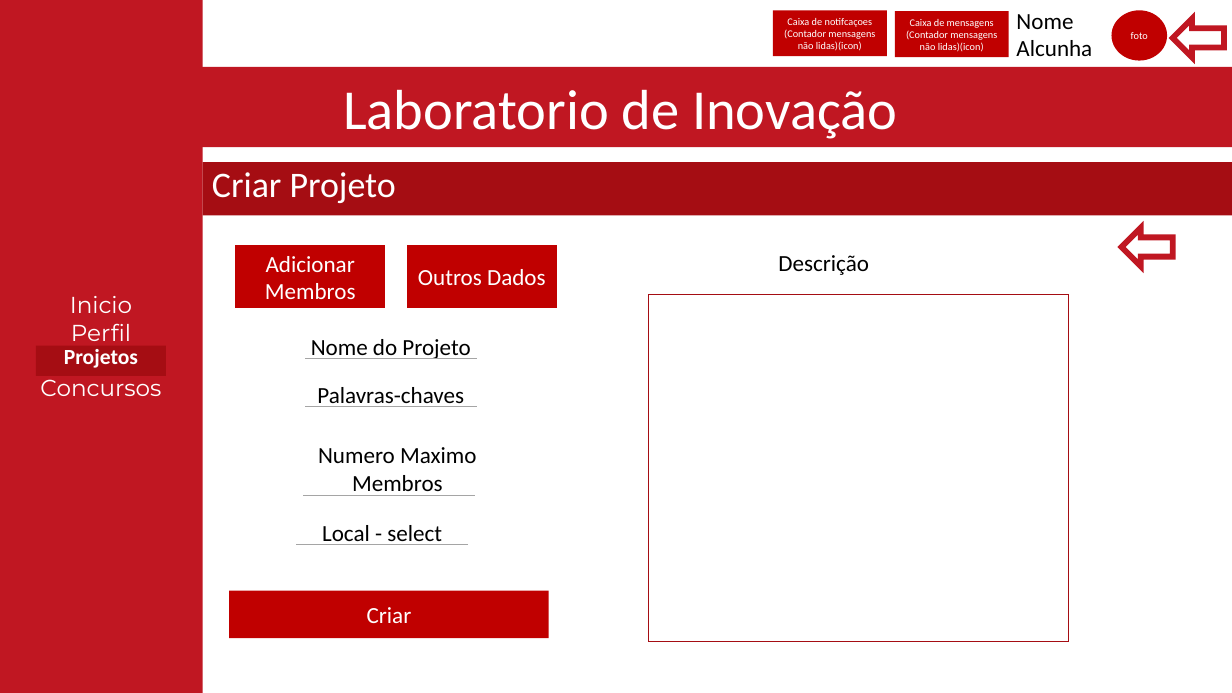
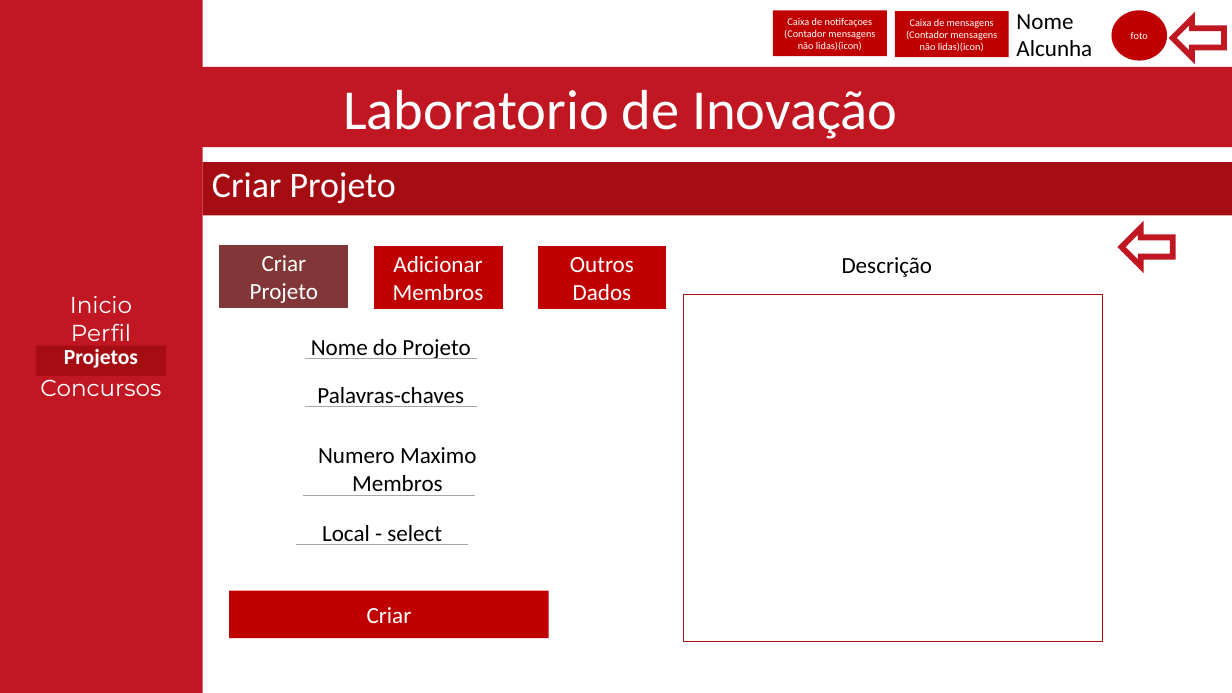
Before and after one commit to Reaf25pt/CriticalProject, a slide deck: slide 12 of frontend/Projetofinal.pptx. Drawn at 1232x693 pixels with LibreOffice and Linux fonts; fonts in the diff are those of the drawing. Boxes give left, top, right and bottom in pixels: in the first picture for what was removed or moved away, otherwise in the second. Text is boxed around its words. In the diff, an @@ line names an element or a change of style, - is before the commit and + after.

```diff
--- a/frontend/Projetofinal.pptx
+++ b/frontend/Projetofinal.pptx
@@ rectangle added at bbox=[219, 244, 349, 309], fill #813737, outline #FFFFFF 1 pt, 18 pt, text #FFFFFF @@
+Criar Projeto
@@ rectangle "Adicionar Membros": place and size @@
-rectangle "Adicionar Membros" at bbox=[235, 245, 386, 310]
+rectangle "Adicionar Membros" at bbox=[373, 246, 504, 311]
@@ rectangle "Outros Dados": place and size @@
-rectangle "Outros Dados" at bbox=[407, 245, 558, 310]
+rectangle "Outros Dados" at bbox=[537, 246, 667, 311]
@@ text "Descrição": place and size @@
-text "Descrição" at bbox=[778, 255, 869, 275]
+text "Descrição" at bbox=[842, 257, 933, 277]
@@ rectangle: place and size @@
-rectangle at bbox=[649, 295, 1068, 642]
+rectangle at bbox=[683, 295, 1103, 642]
```
Also in this commit, not shown: 6 other slides changed, 9 other files.
